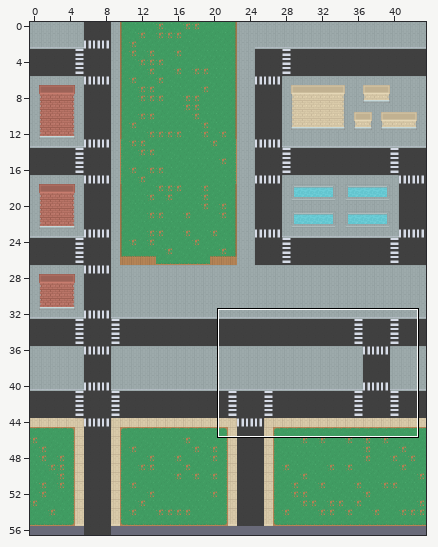
Level history. LDtk project: Assets/two.ldtk. The first picture is a wide view before the edit; the outline marks the close-up.
Close-up. Before the commit:
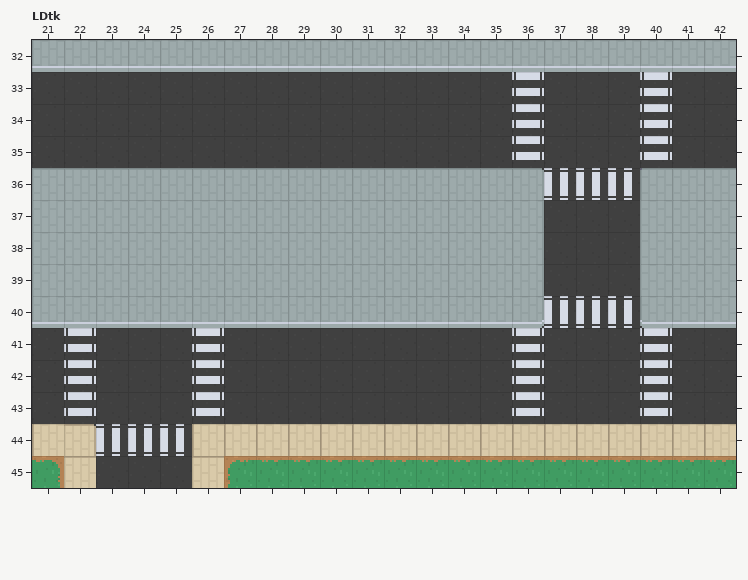
Cells are 16x16 px. Shown: LDtk x 21..42, y 32..45. The commit also changed other parts of the map, which this record leaves out.
Now the later version:
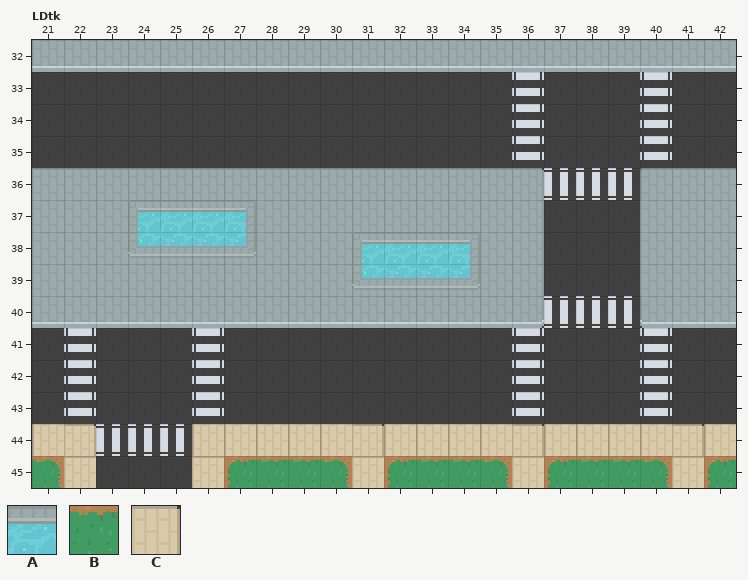
Key: from "Colliders": A 5 "Water"; from "Walkable": B 3 "Grass", C 4 "Neighborhood_Sidewalk".
_ is an empty cell, . an unchanged one.
Change:
--- layer "Walkable"
@@ x 31..41 @@
-45 B....B....B
+45 C....C....C
--- layer "Colliders"
@@ x 24..34 @@
-37 ____.......
-38 ____...____
-39 .......____
+37 AAAA.......
+38 AAAA...AAAA
+39 .......AAAA
